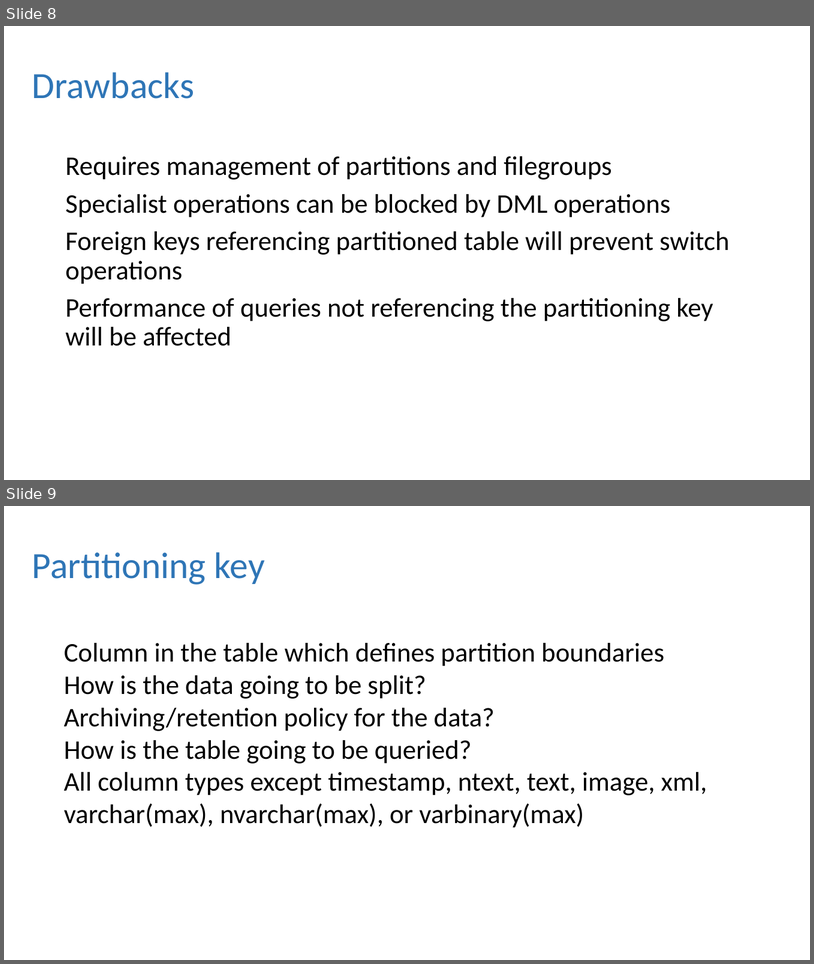
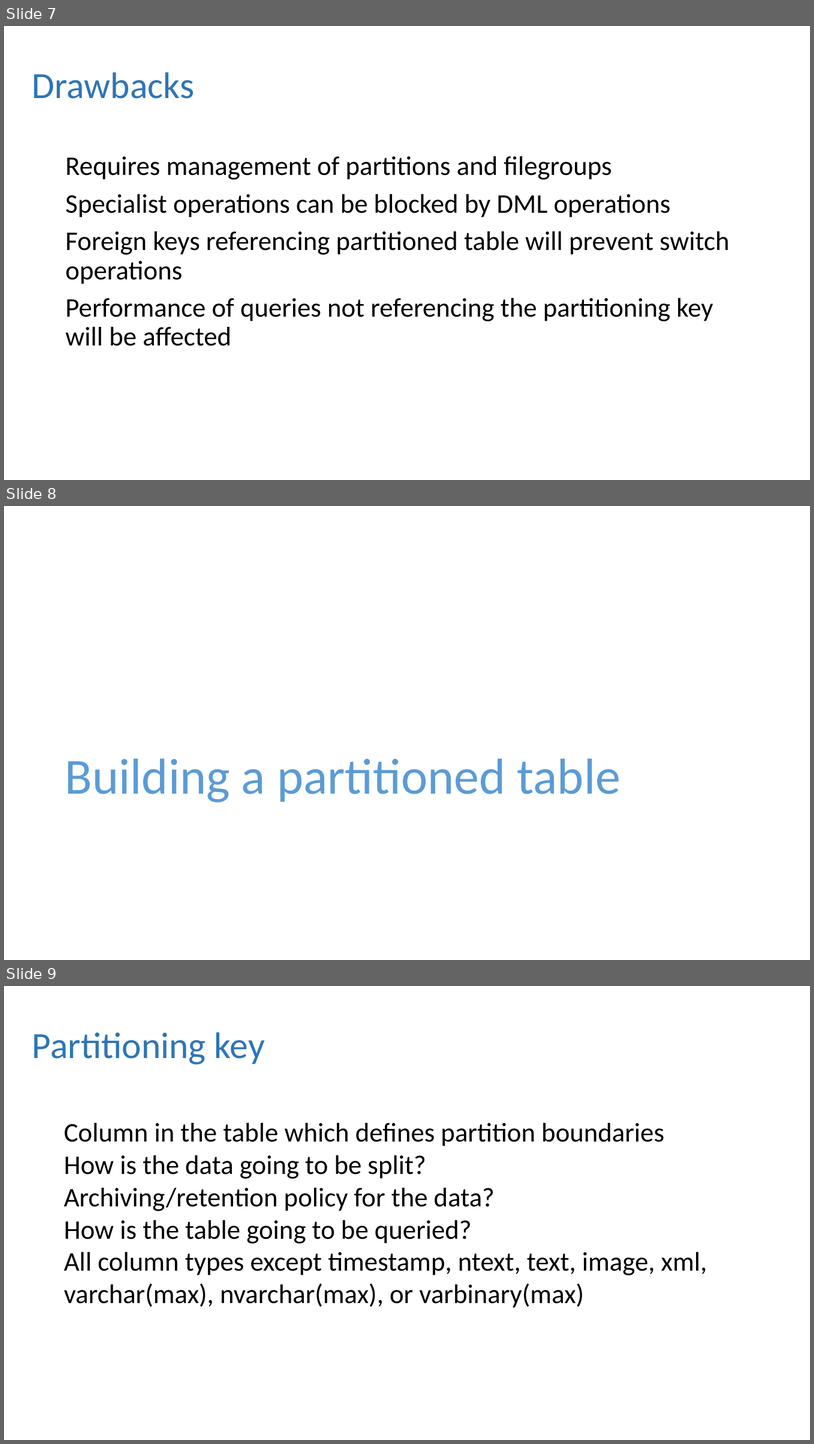
Before and after one commit to dbafromthecold/IntroToPartitioning, a slide deck: Intro to Partitioning.pptx. Shown one above the other, each under a label of ours: slides 8 and 9 before the commit, slides 7, 8 and 9 after it. The pictures are 814x964 and 814x1444 pixels, drawn with LibreOffice and Linux fonts; fonts in the diff are those of the drawing; background and template pictures are left out. Boxes give left, top, right and bottom in pixels: in the first picture for what was removed or moved away, otherwise in the second. Text is boxed around its words. In the diff, an @@ line names an element or a change of style, - is before the commit and + after.

```diff
--- a/Intro to Partitioning.pptx
+++ b/Intro to Partitioning.pptx
@@ slide 8 added at bbox=[4, 506, 810, 960], background picture (left out) @@
@@ title added at bbox=[65, 758, 621, 802], 60 pt, text #5B9BD5 @@
+Building a partitioned table
@@ what was slide 8 is now slide 7 @@
```
Also in this commit, not shown: 10 slides changed, 7 other slides added, 1 slide removed, 5 other files.
